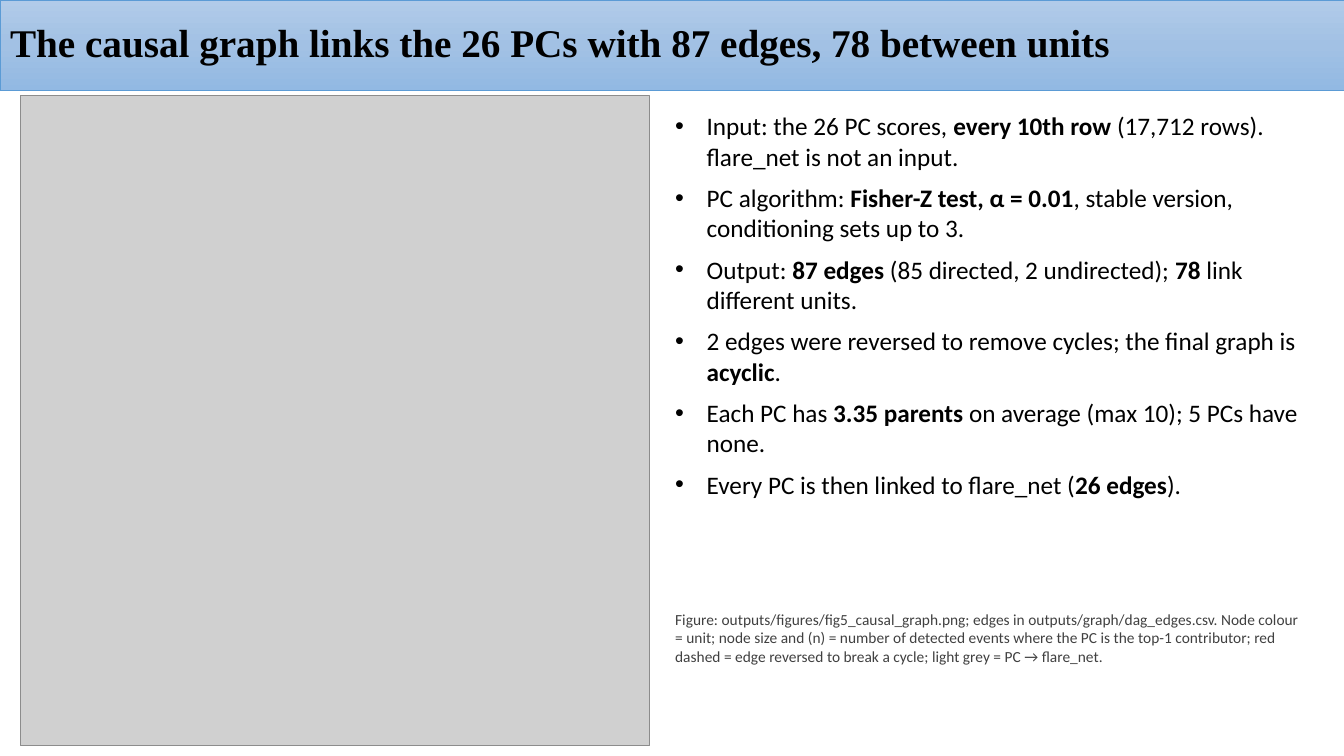
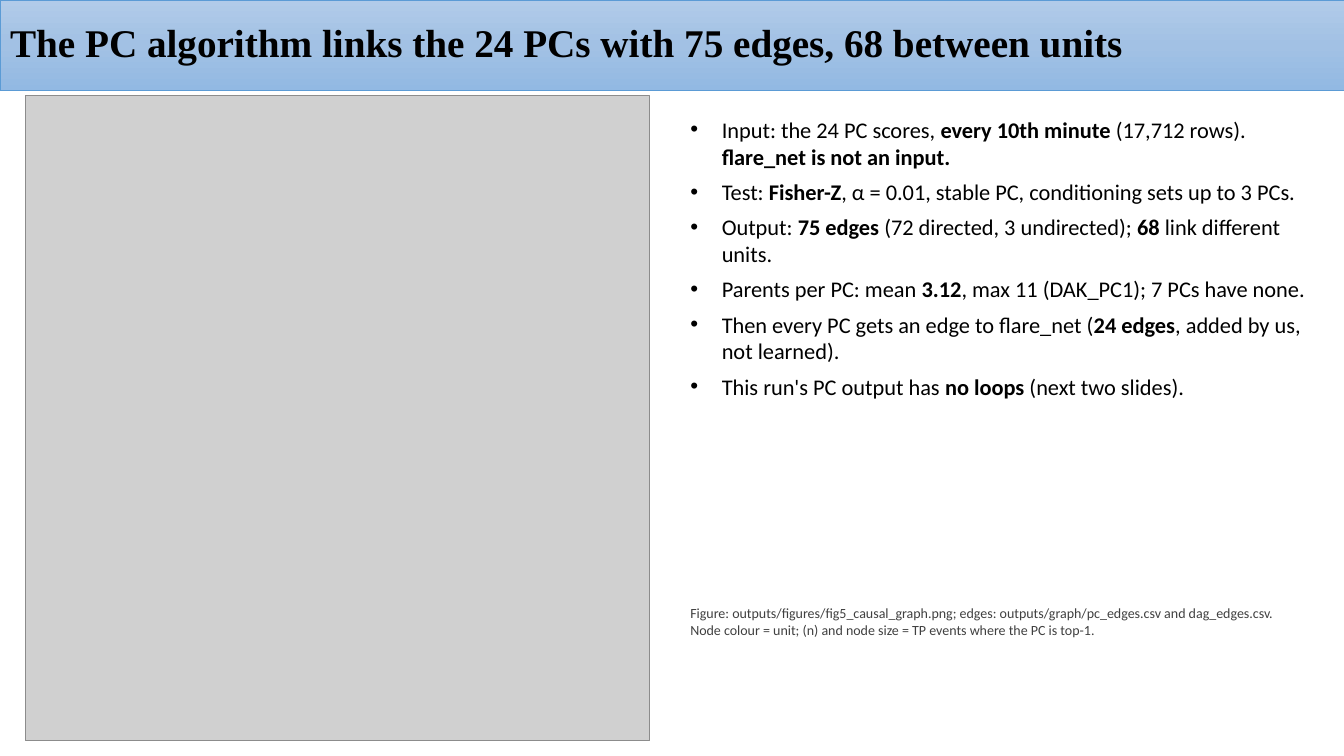
Before and after one commit to H-N-Chavda/Root-Cause-Detection, a slide deck: slide 9 of presentations/week10/HPCL Project_05112026_flare_RCA.pptx (slide 12 before the commit). Drawn at 1344x756 pixels with LibreOffice and Linux fonts; fonts in the diff are those of the drawing; grey boxes stand for pictures. Boxes give left, top, right and bottom in pixels: in the first picture for what was removed or moved away, otherwise in the second. Text is boxed around its words. In the diff, an @@ line names an element or a change of style, - is before the commit and + after.

```diff
--- a/presentations/week10/HPCL Project_05112026_flare_RCA.pptx
+++ b/presentations/week10/HPCL Project_05112026_flare_RCA.pptx
@@ title at (10,29,1123,65): text changed @@
-The causal graph links the 26 PCs with 87 edges, 78 between units
+The PC algorithm links the 24 PCs with 75 edges, 68 between units
@@ picture: place and size @@
-picture at (20,96,650,746)
+picture at (25,96,650,741)
@@ text at (722,122,1305,399): text changed; size 18 to 16 pt @@
-• Input: the 26 PC scores, every 10th row (17,712 rows). flare_net is not an input.
-• PC algorithm: Fisher-Z test, α = 0.01, stable version, conditioning sets up to 3.
-• Output: 87 edges (85 directed, 2 undirected); 78 link different units.
-• 2 edges were reversed to remove cycles; the final graph is acyclic.
-• Each PC has 3.35 parents on average (max 10); 5 PCs have none.
-• Every PC is then linked to flare_net (26 edges).
+• Input: the 24 PC scores, every 10th minute (17,712 rows). flare_net is not an input.
+• Test: Fisher-Z, α = 0.01, stable PC, conditioning sets up to 3 PCs.
+• Output: 75 edges (72 directed, 3 undirected); 68 link different units.
+• Parents per PC: mean 3.12, max 11 (DAK_PC1); 7 PCs have none.
+• Then every PC gets an edge to flare_net (24 edges, added by us, not learned).
+• This run's PC output has no loops (next two slides).
@@ text at (690,608,1273,637): text changed; size 11 to 10 pt @@
-Figure: outputs/figures/fig5_causal_graph.png; edges in outputs/graph/dag_edges.csv. Node colour = unit; node size and (n) = number of detected events where the PC is the top-1 contributor; red dashed = edge reversed to break a cycle; light grey = PC → flare_net.
+Figure: outputs/figures/fig5_causal_graph.png; edges: outputs/graph/pc_edges.csv and dag_edges.csv. Node colour = unit; (n) and node size = TP events where the PC is top-1.
```
Also in this commit, not shown: 21 slides added, 22 slides removed, 21 other files.
